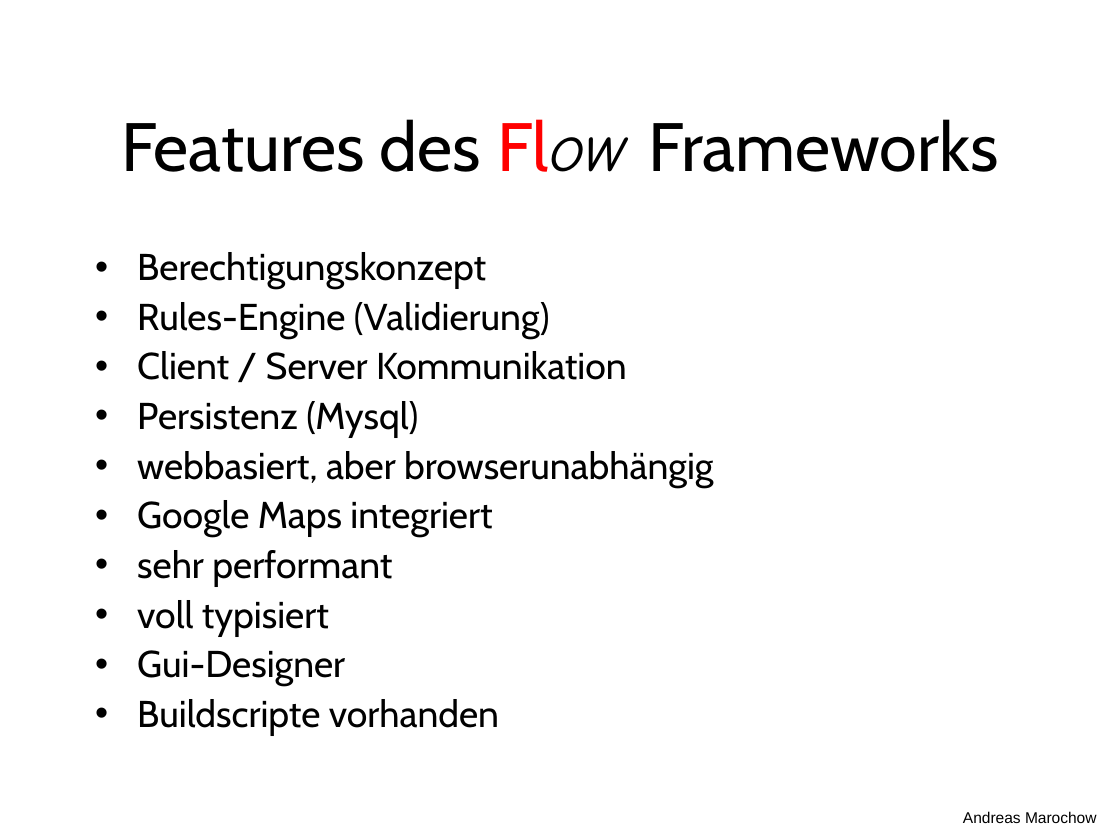
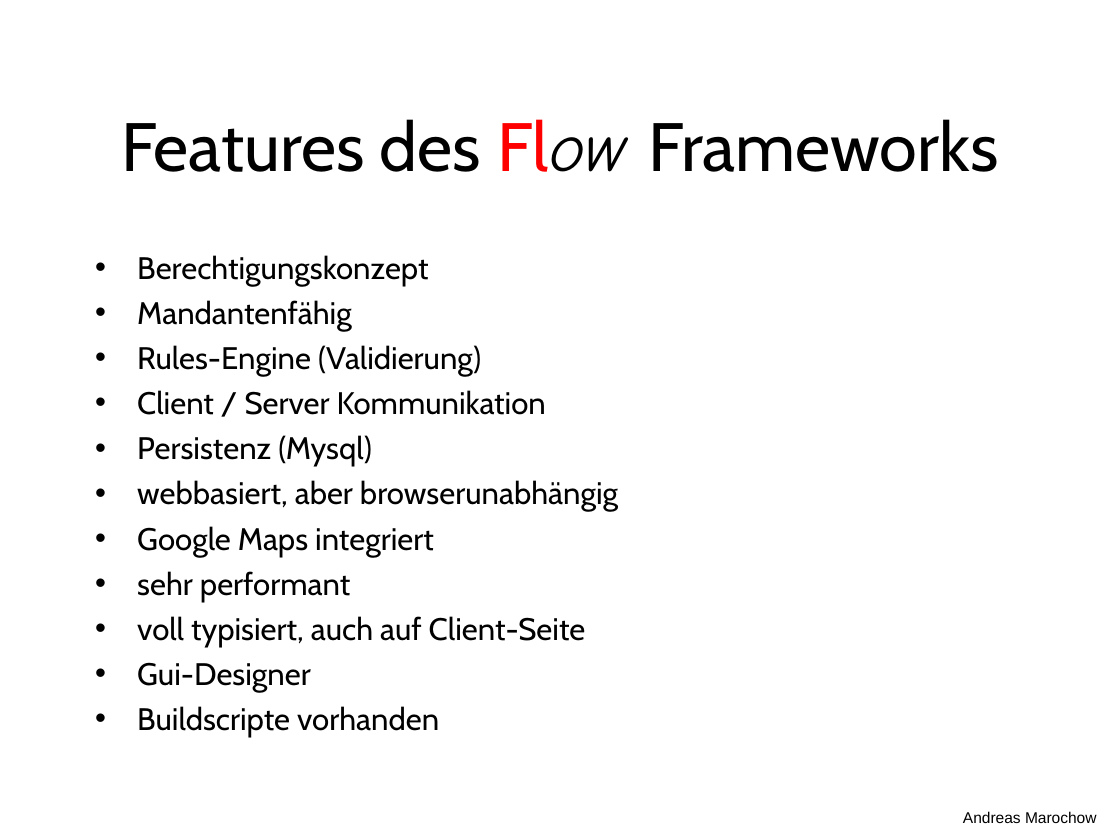
Before and after one commit to freezzer/flow, a slide deck: slide 5 of docs/Flow.ppt. Drawn at 1120x840 pixels with LibreOffice and Linux fonts; fonts in the diff are those of the drawing. Boxes give left, top, right and bottom in pixels: in the first picture for what was removed or moved away, otherwise in the second. Text is boxed around its words. In the diff, an @@ line names an element or a change of style, - is before the commit and + after.

```diff
--- a/docs/Flow.ppt
+++ b/docs/Flow.ppt
@@ text at box(137, 255, 618, 737): size 24 to 20 pt in "Berechtigungskonzept", "Rules-Engine (Validierung)", "Client / Server Kommunikation", "Persistenz (Mysql)" and 5 more places; line spacing 0.9 to 1; less space between paragraphs @@
@@ text at box(137, 300, 352, 331): paragraph added @@
+• Mandantenfähig
@@ text at box(137, 616, 586, 647): text changed; size 24 to 20 pt @@
-• voll typisiert
+• voll typisiert, auch auf Client-Seite
```
Also in this commit, not shown: 2 other slides changed, 9 other files.
